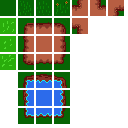
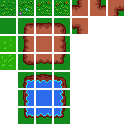
Revision of a layered w=128, h=128 image; what changed, layer by layer:
added layer "Layer 3" above "Layer 2" over [18, 0, 34, 16]
added layer "Layer 2" above "Layer 0" over [36, 0, 52, 16]
painted on "Layer 0" over [0, 0, 124, 124]
